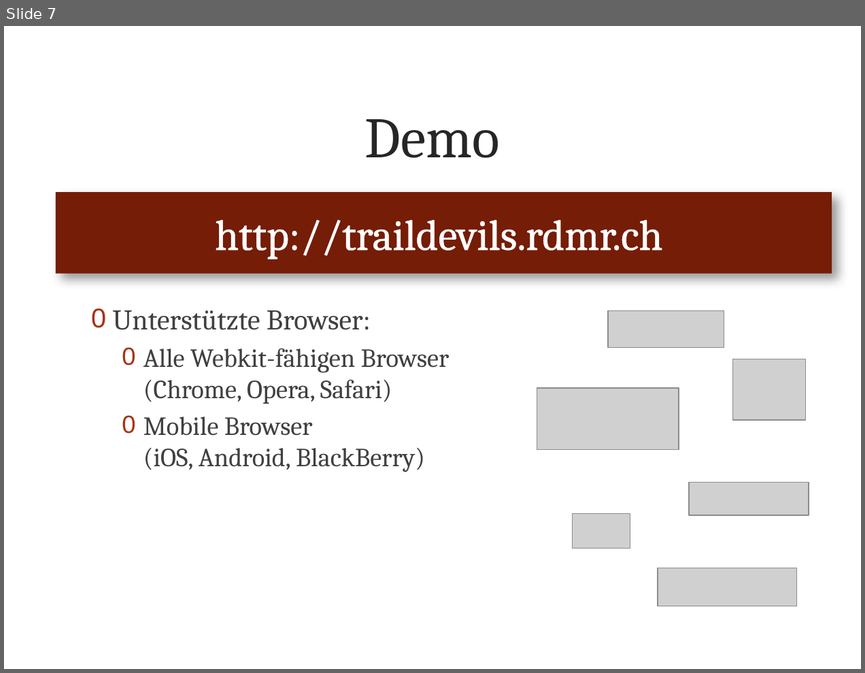
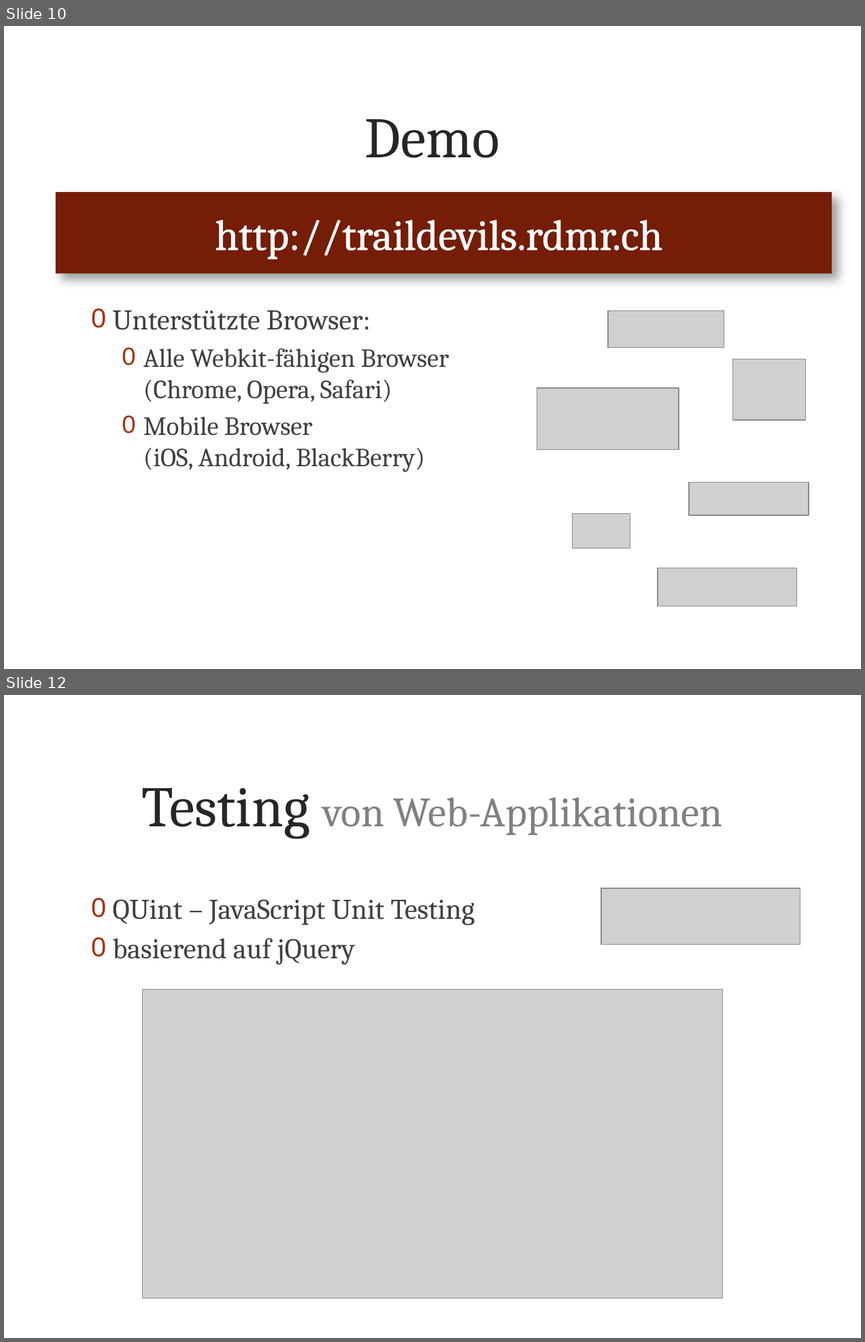
Before and after one commit to metaodi/TrailDevilsXPl-2, a slide deck: _DOCUMENTATION/Presentation/Praesentation-Traildevils-XPl2.pptx. Shown one above the other, each under a label of ours: slide 7 before the commit, slides 10 and 12 after it; the slides between them are not shown. The pictures are 865x673 and 865x1342 pixels, drawn with LibreOffice and Linux fonts; fonts in the diff are those of the drawing; grey boxes stand for pictures; background and template pictures are left out. Boxes give left, top, right and bottom in pixels: in the first picture for what was removed or moved away, otherwise in the second. Text is boxed around its words. In the diff, an @@ line names an element or a change of style, - is before the commit and + after.

```diff
--- a/_DOCUMENTATION/Presentation/Praesentation-Traildevils-XPl2.pptx
+++ b/_DOCUMENTATION/Presentation/Praesentation-Traildevils-XPl2.pptx
@@ slide 12 added at [4, 695, 861, 1338], background picture (left out) @@
@@ title added at [142, 787, 723, 838], 35 pt, text #808080 @@
+Testing von Web-Applikationen
@@ picture added at [601, 888, 800, 945] @@
@@ text added at [113, 899, 475, 964], 24 pt, text #404040 @@
+0 QUint – JavaScript Unit Testing
+0 basierend auf jQuery
@@ picture added at [142, 989, 722, 1298] @@
@@ what was slide 7 is now slide 10 @@
```
Also in this commit, not shown: 7 slides changed, 6 other slides added, 2 other files.
